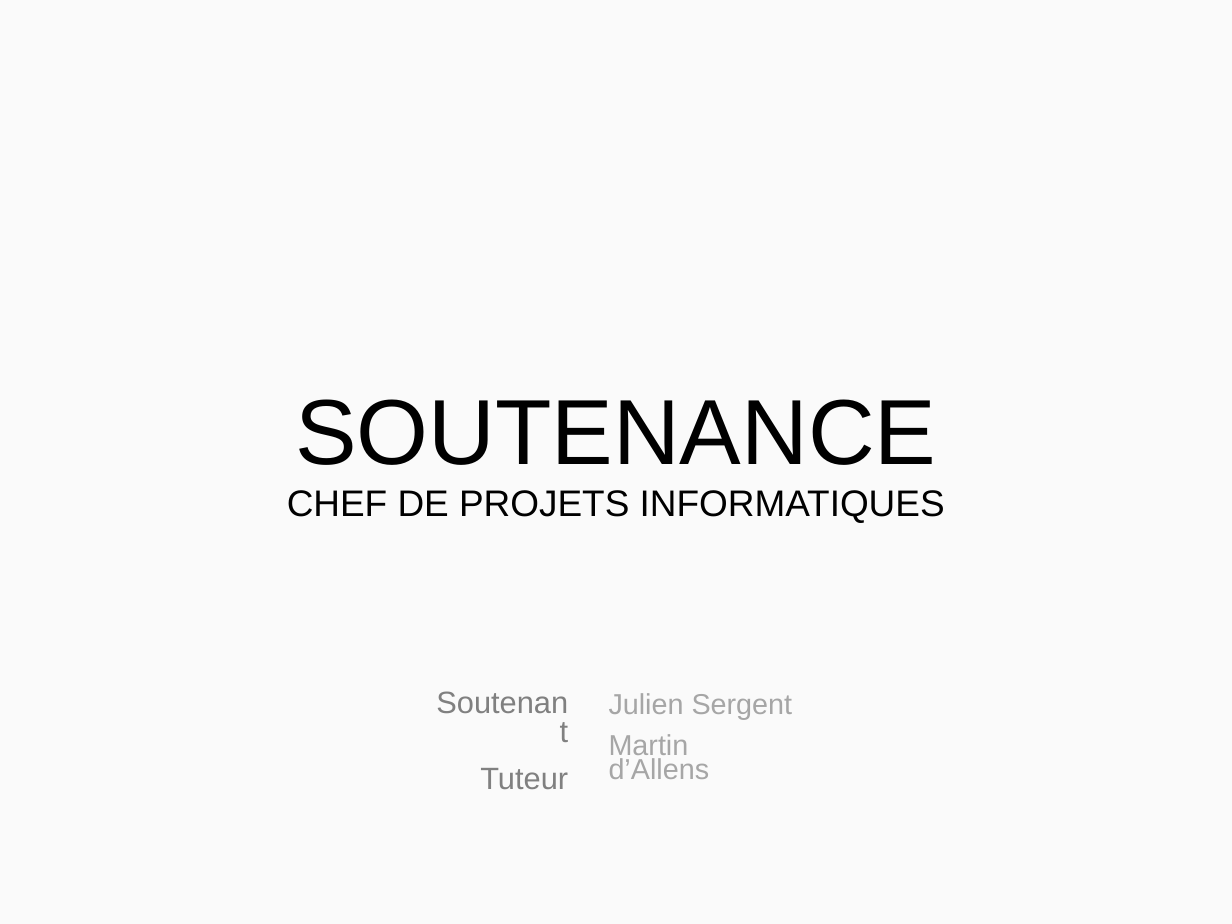
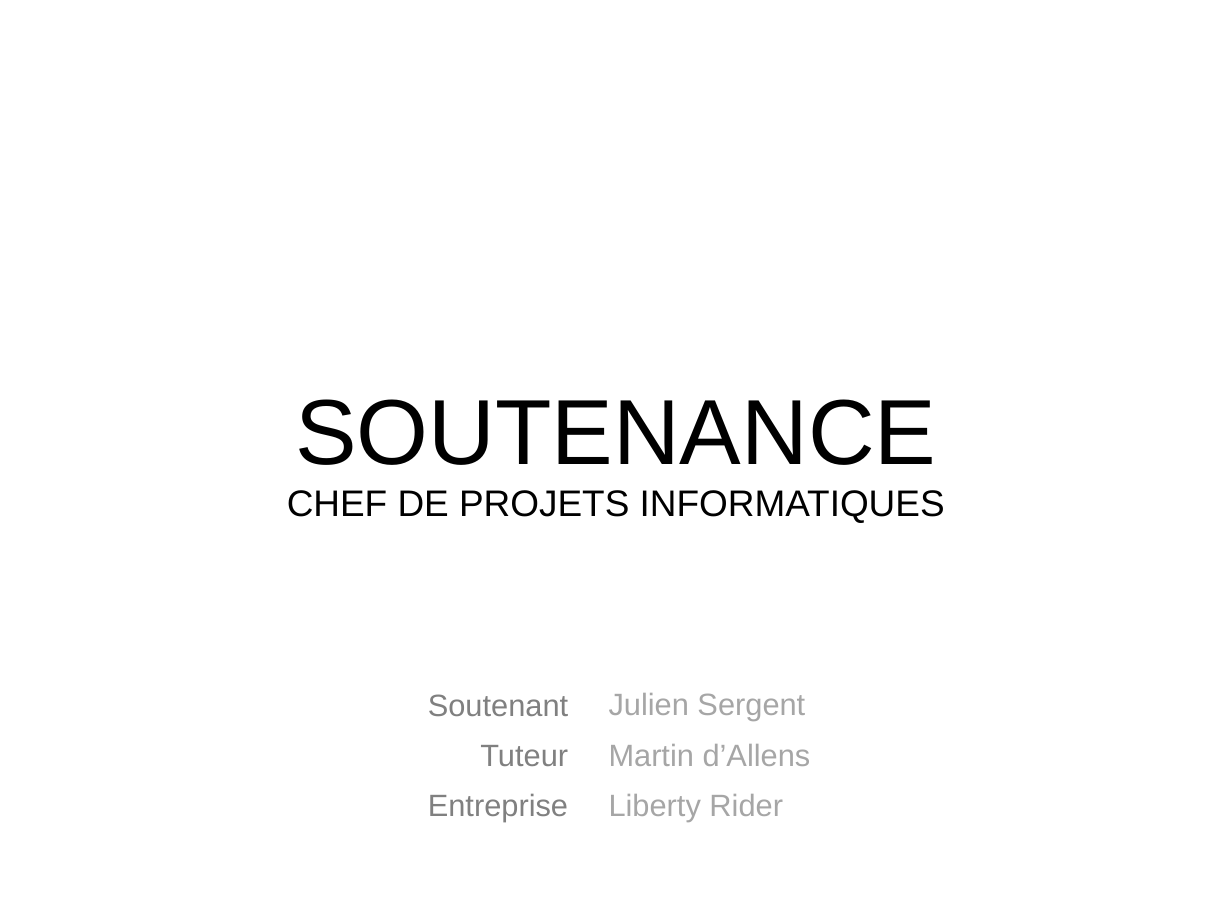
Before and after one commit to MadDeveloper/thesis, a slide deck: slide 1 of Présentation.pptx. Drawn at 1232x924 pixels with LibreOffice and Linux fonts; fonts in the diff are those of the drawing. Boxes give left, top, right and bottom in pixels: in the first picture for what was removed or moved away, otherwise in the second. Text is boxed around its words. In the diff, an @@ line names an element or a change of style, - is before the commit and + after.

```diff
--- a/Présentation.pptx
+++ b/Présentation.pptx
@@ background #FAFAFA to #FFFFFF @@
@@ text "Soutenant": place and size @@
-text "Soutenant" at (480, 768, 568, 789)
+text "Soutenant" at (428, 694, 568, 822)
@@ text at (428, 694, 568, 766): line spacing 0.8 to 0.9 @@
@@ subtitle at (609, 693, 811, 766): size 16.8 to 18 pt in "Julien Sergent", "Martin d’Allens"; line spacing 0.7 to 0.9 @@
@@ text at (428, 793, 568, 822): paragraph added @@
+Entreprise
@@ subtitle at (609, 794, 783, 822): paragraph added @@
+Liberty Rider
```
Also in this commit, not shown: 14 slides added, 1 slide removed, 3 other files.
